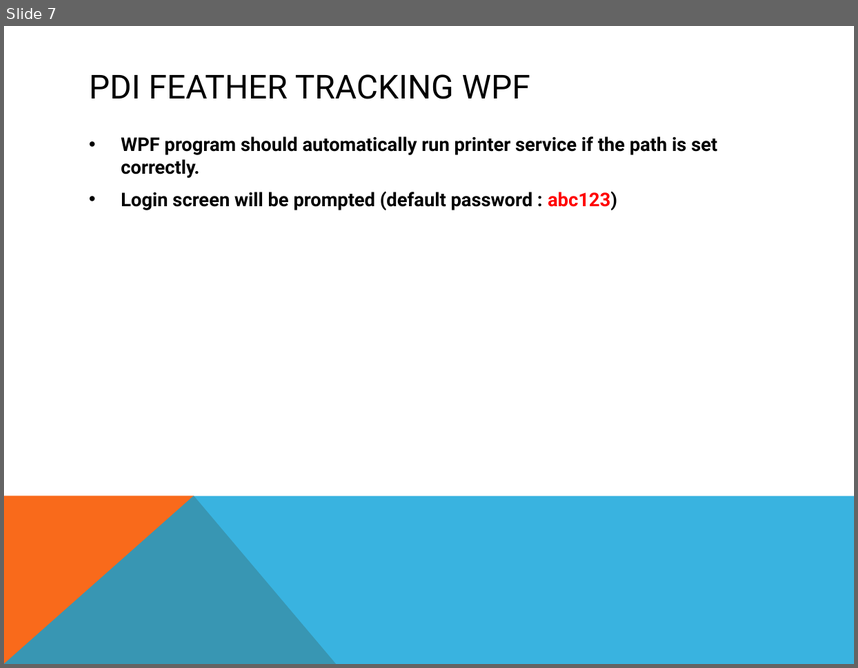
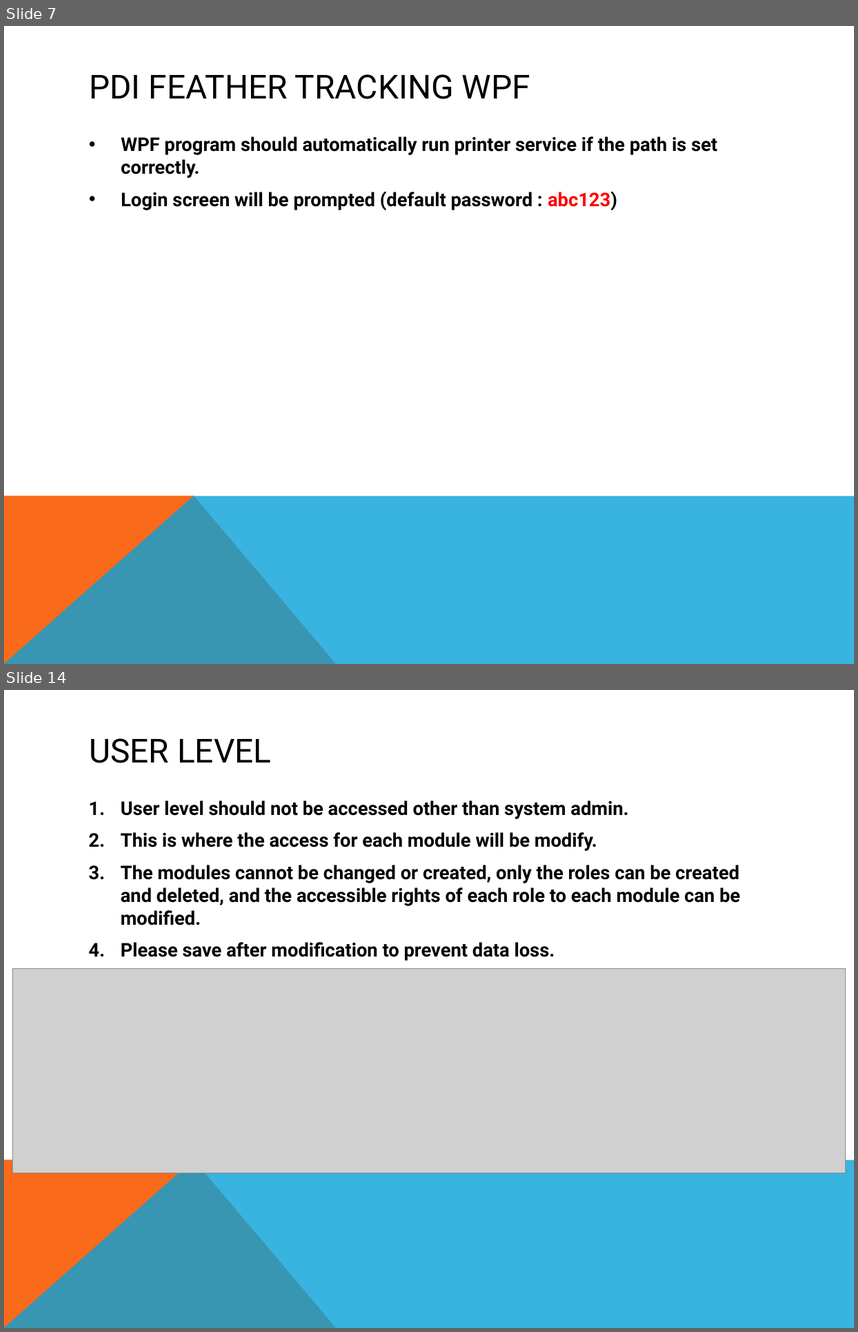
Before and after one commit to chiewx96/PDI_Project, a slide deck: PDI_Feather_Tracking_WPF/PDI_Feather_Tracking_WPF/PDI Feather tracking.pptx. Shown one above the other, each under a label of ours: slide 7 before the commit, slides 7 and 14 after it; the slides between them are not shown. The pictures are 858x668 and 858x1332 pixels, drawn with LibreOffice and Linux fonts; fonts in the diff are those of the drawing; grey boxes stand for pictures. Boxes give left, top, right and bottom in pixels: in the first picture for what was removed or moved away, otherwise in the second. Text is boxed around its words. In the diff, an @@ line names an element or a change of style, - is before the commit and + after.

```diff
--- a/PDI_Feather_Tracking_WPF/PDI_Feather_Tracking_WPF/PDI Feather tracking.pptx
+++ b/PDI_Feather_Tracking_WPF/PDI_Feather_Tracking_WPF/PDI Feather tracking.pptx
@@ slide 14 added at [4, 690, 854, 1328], background #FFFFFF; not listed: 2 template elements that a slide beside it also shows @@
@@ title added at [89, 738, 271, 763], 28 pt, text #000000 @@
+USER LEVEL
@@ text added at [121, 800, 740, 960], 16 pt, text #000000, bold @@
+1. User level should not be accessed other than system admin.
+2. This is where the access for each module will be modify.
+3. The modules cannot be changed or created, only the roles can be created and deleted, and the accessible rights of each role to each module can be modified.
+4. Please save after modification to prevent data loss.
@@ picture added at [12, 969, 846, 1173] @@
```
Also in this commit, not shown: 6 slides changed, 7 other slides added, 18 other files.
